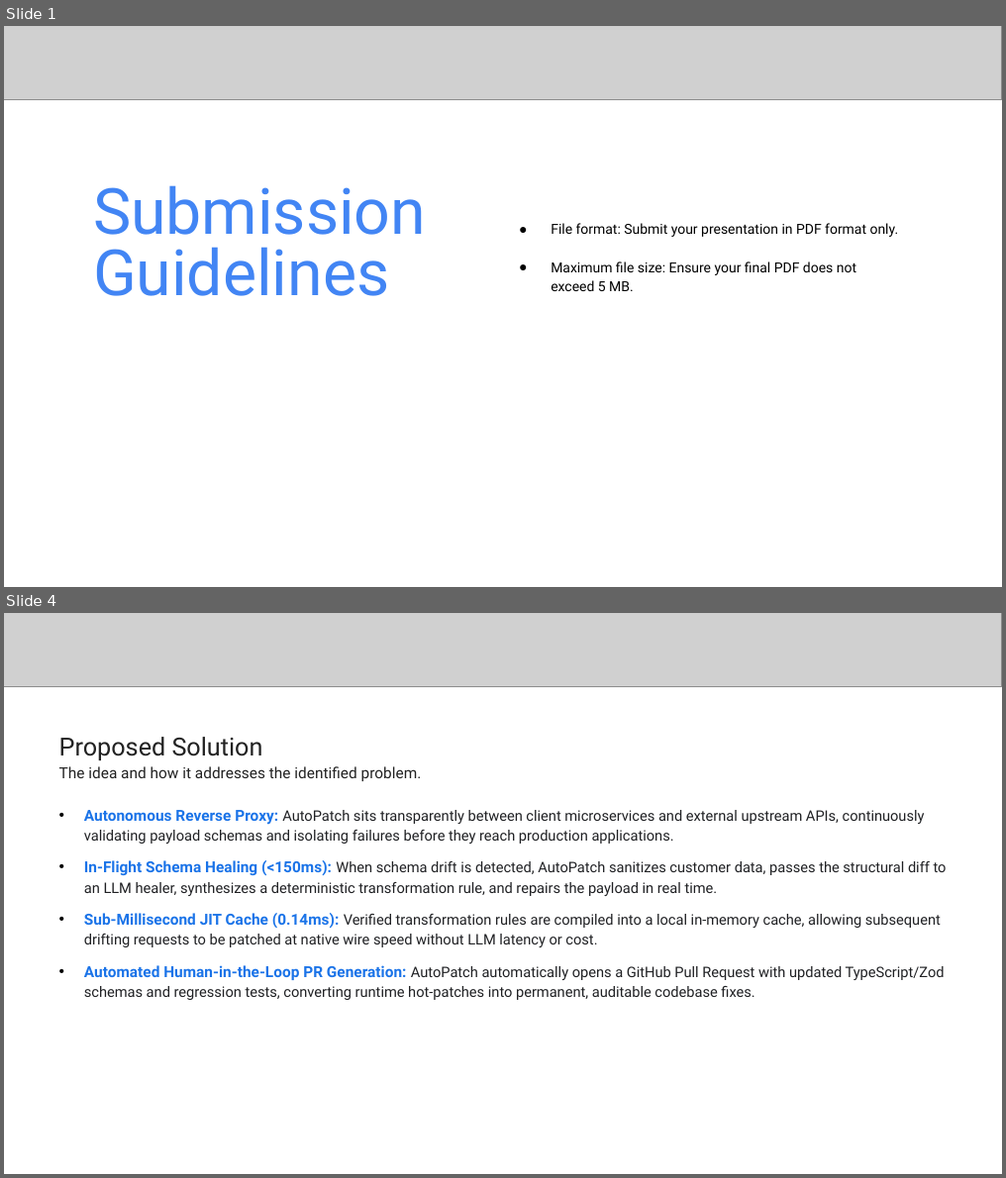
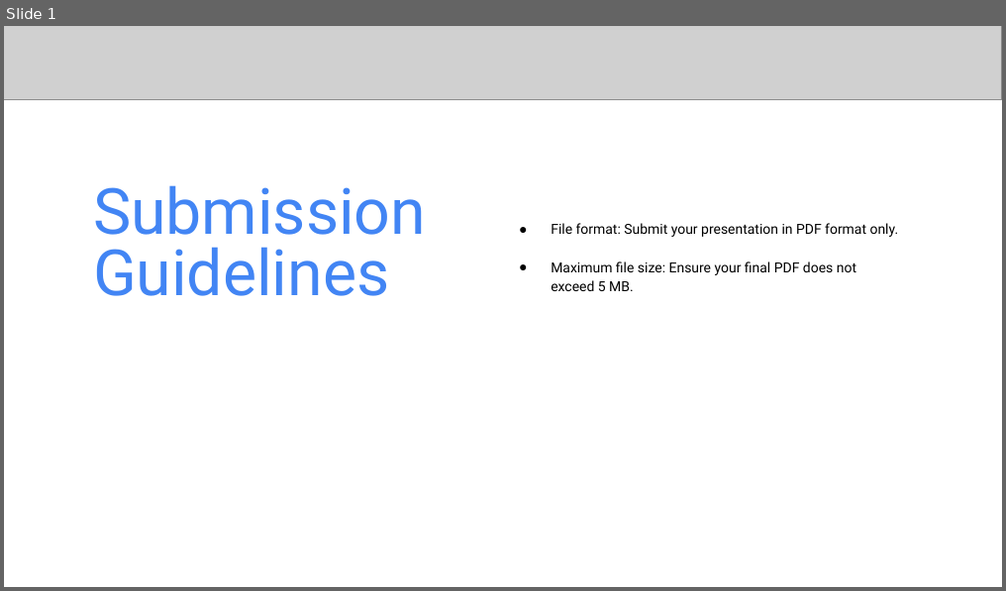
Before and after one commit to Asqi06/Buildathon, a slide deck: Startup_Buildathon_Coders_of_Bharat_AutoPatch.pptx. Shown one above the other, each under a label of ours: slides 1 and 4 before the commit, slide 1 after it; the slides between them are not shown. The pictures are 1006x1178 and 1006x591 pixels, drawn with LibreOffice and Linux fonts; fonts in the diff are those of the drawing; grey boxes stand for pictures. Boxes give left, top, right and bottom in pixels: in the first picture for what was removed or moved away, otherwise in the second. Text is boxed around its words. In the diff, an @@ line names an element or a change of style, - is before the commit and + after.

Commit message:
chore(deck): remove explicit % weights from UI and update pitch deck with clear explanations and live screenshots

```diff
--- a/Startup_Buildathon_Coders_of_Bharat_AutoPatch.pptx
+++ b/Startup_Buildathon_Coders_of_Bharat_AutoPatch.pptx
@@ slide 4 removed at (4, 613, 1002, 1174), background #FFFFFF @@
@@ picture removed at (4, 613, 1002, 687) @@
@@ text removed at (59, 737, 422, 781) @@
-Proposed Solution
-The idea and how it addresses the identified problem.
@@ text removed at (84, 810, 946, 1000) @@
-• Autonomous Reverse Proxy: AutoPatch sits transparently between client microservices and external upstream APIs, continuously validating payload schemas and isolating failures before they reach production applications.
-• In-Flight Schema Healing (<150ms): When schema drift is detected, AutoPatch sanitizes customer data, passes the structural diff to an LLM healer, synthesizes a deterministic transformation rule, and repairs the payload in real time.
-• Sub-Millisecond JIT Cache (0.14ms): Verified transformation rules are compiled into a local in-memory cache, allowing subsequent drifting requests to be patched at native wire speed without LLM latency or cost.
-• Automated Human-in-the-Loop PR Generation: AutoPatch automatically opens a GitHub Pull Request with updated TypeScript/Zod schemas and regression tests, converting runtime hot-patches into permanent, auditable codebase fixes.
```
Also in this commit, not shown: 7 slides added, 6 other slides removed, 4 other files.
